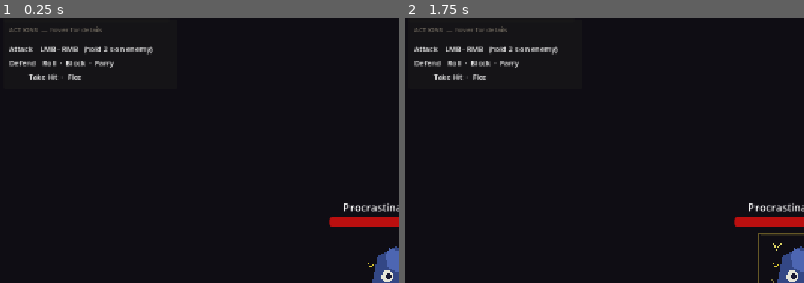
Above: before the commit, frames 1-2 (left to right).
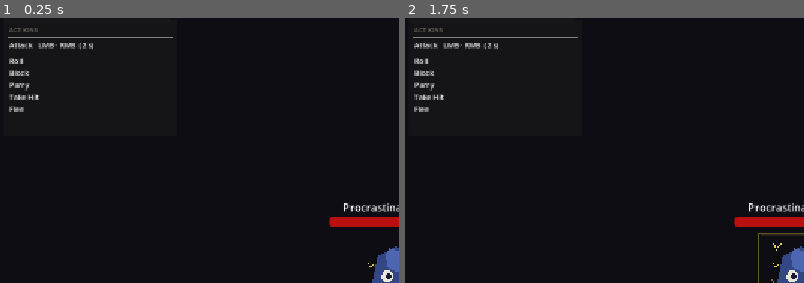
Above: after the commit, the same moments.

Repository: WRCIECH/online-ring
Game: Godot game, scene res://scenes/combat/combat.tscn
Two runs of this game, one before a commit and one after it. Both use one fixed random seed, a clock stepped at 60 frames per second and the inputs below. This scene is started directly instead of the project's main scene.
Inputs (mouse positions are % of the whole screen's width and height, from its top left):
- Up to frame 1 (0.25 s): no input
- Up to frame 2 (1.75 s): tap Enter at 0.5 s; drag from (50, 61) to (60, 28) at 0.52 s; tap Space at 1.25 s; drag from (30, 55) to (45, 70) at 1.27 s
The pictures show only the part of the screen within x 0-50%, y 11-61%; the shares and areas given below are measured in that part.

The runs differ from the first frame. In frame 1, 2.0% of the frame differs, in the area x 2-44%, y 3-36%; in frame 2, 2.0%.

Commit message:
Per-row action legend: each item shows its own popup on hover
Each legend row (Attack, Roll, Block, Parry, Take Hit, Flee) is now
independently hoverable — the shared popup snaps vertically to the
hovered row and shows only that action's details. Attack row displays
current weapon's R1/R2 (move name, real task, cost); defense rows show
a 2-3 line summary. Replaces the single giant all-actions popup.

Co-Authored-By: Claude Sonnet 4.6 <noreply@anthropic.com>

Diff:
--- a/scripts/combat/combat_scene.gd
+++ b/scripts/combat/combat_scene.gd
@@ -70,9 +70,9 @@
 var _faith_check:      CheckBox
 var _status_bars_box:  HBoxContainer
 
-var _action_popup:     PanelContainer
-var _popup_r1_lbl:     Label
-var _popup_r2_lbl:     Label
+var _action_popup:      PanelContainer
+var _popup_body_lbl:    Label
+var _attack_popup_text: String = ""
 
 # ── Lifecycle ─────────────────────────────────────────────────────────────────
 
@@ -113,19 +113,20 @@
 	_weapon_name_lbl.text = wdata.get("name", wid)
 	_weapon_display.set_weapon(wid)
 
-	# Update action legend popup with this weapon's moves
+	# Build attack popup text shown when hovering the Attack legend row
 	var moveset := WeaponDB.get_moveset(wdata)
+	_attack_popup_text = ""
 	if moveset.size() >= 1:
 		var m0: Dictionary = moveset[0]
-		var c0 := ("%d STA" % m0.get("stamina_cost", 0)) if m0.get("stamina_cost", 0) > 0 \
-				  else ("%d FP" % m0.get("fp_cost", 0))
-		_popup_r1_lbl.text = "LMB  2 s  →  %s\n  %s\n  Cost: %s" % \
+		var c0 := "%d STA" % m0.get("stamina_cost", 0) if m0.get("stamina_cost", 0) > 0 \
+				  else "%d FP" % m0.get("fp_cost", 0)
+		_attack_popup_text = "LMB  hold 2 s  →  %s\n%s\nCost: %s" % \
 				[m0.get("name", ""), m0.get("real_task", ""), c0]
 	if moveset.size() >= 2:
 		var m1: Dictionary = moveset[1]
-		var c1 := ("%d STA" % m1.get("stamina_cost", 0)) if m1.get("stamina_cost", 0) > 0 \
-				  else ("%d FP" % m1.get("fp_cost", 0))
-		_popup_r2_lbl.text = "RMB  2 s  →  %s\n  %s\n  Cost: %s" % \
+		var c1 := "%d STA" % m1.get("stamina_cost", 0) if m1.get("stamina_cost", 0) > 0 \
+				  else "%d FP" % m1.get("fp_cost", 0)
+		_attack_popup_text += "\n\nRMB  hold 2 s  →  %s\n%s\nCost: %s" % \
 				[m1.get("name", ""), m1.get("real_task", ""), c1]
 
 	# Recover runes if this is the death location
@@ -694,98 +695,78 @@
 # ── Action legend — left side between stat bars and equipment ─────────────────
 
 func _build_action_legend() -> void:
-	# ── Compact panel (always visible) ───────────────────────────────────────
+	# ── Shared popup — content + position change per hovered row ─────────────
+	# Added before legend so legend draws on top; popup itself is above ring
+	# because it's the last child added to the root (after _build_task_popup).
+	_action_popup = PanelContainer.new()
+	_action_popup.offset_left   = 282
+	_action_popup.offset_right  = 632   # 350 px wide
+	_action_popup.offset_top    = 96    # overwritten on each hover
+	_action_popup.offset_bottom = 276   # 180 px tall — fits attack text
+	_action_popup.visible       = false
+	_action_popup.mouse_filter  = Control.MOUSE_FILTER_IGNORE
+	add_child(_action_popup)
+
+	var pm := _margin_container(_action_popup, 10)
+	_popup_body_lbl = Label.new()
+	_popup_body_lbl.autowrap_mode = TextServer.AUTOWRAP_WORD
+	_popup_body_lbl.add_theme_font_size_override("font_size", 11)
+	pm.add_child(_popup_body_lbl)
+
+	# ── Compact legend panel ──────────────────────────────────────────────────
 	var outer := PanelContainer.new()
 	outer.set_anchors_and_offsets_preset(Control.PRESET_TOP_LEFT)
 	outer.offset_left   = 12
 	outer.offset_right  = 272
 	outer.offset_top    = 96
-	outer.offset_bottom = 200
+	outer.offset_bottom = 270
 	add_child(outer)
 
 	var m := _margin_container(outer, 8)
 	var vbox := VBoxContainer.new()
-	vbox.add_theme_constant_override("separation", 5)
+	vbox.add_theme_constant_override("separation", 2)
 	m.add_child(vbox)
 
 	var header := Label.new()
-	header.text = "ACTIONS  — hover for details"
+	header.text = "ACTIONS"
 	header.add_theme_font_size_override("font_size", 10)
 	header.add_theme_color_override("font_color", Color(0.48, 0.45, 0.40))
 	vbox.add_child(header)
-
 	vbox.add_child(HSeparator.new())
 
-	for row: Array in [
-		["Attack", "LMB · RMB   (hold 2 s on enemy)"],
-		["Defend", "Roll  ·  Block  ·  Parry"],
-		["       ", "Take Hit  ·  Flee"],
-	]:
-		var lbl := Label.new()
-		lbl.text = "%-8s  %s" % [row[0], row[1]]
-		lbl.add_theme_font_size_override("font_size", 11)
-		vbox.add_child(lbl)
-
-	outer.mouse_entered.connect(func(): _action_popup.visible = true)
-	outer.mouse_exited.connect(func(): _action_popup.visible  = false)
-
-	# ── Hover popup (draws on top because added last to root) ─────────────────
-	_action_popup = PanelContainer.new()
-	_action_popup.anchor_left   = 0.0
-	_action_popup.anchor_right  = 0.0
-	_action_popup.anchor_top    = 0.0
-	_action_popup.anchor_bottom = 0.0
-	_action_popup.offset_left   = 282
-	_action_popup.offset_right  = 634
-	_action_popup.offset_top    = 96
-	_action_popup.offset_bottom = 390
-	_action_popup.visible       = false
-	_action_popup.mouse_filter  = Control.MOUSE_FILTER_IGNORE
-	add_child(_action_popup)
-
-	var pm    := _margin_container(_action_popup, 10)
-	var pvbox := VBoxContainer.new()
-	pvbox.add_theme_constant_override("separation", 7)
-	pm.add_child(pvbox)
-
-	# Attack section
-	var atk_hdr := Label.new()
-	atk_hdr.text = "ATTACK — hover the enemy then hold"
-	atk_hdr.add_theme_font_size_override("font_size", 11)
-	atk_hdr.add_theme_color_override("font_color", Color(0.80, 0.65, 0.25))
-	pvbox.add_child(atk_hdr)
-
-	_popup_r1_lbl = Label.new()
-	_popup_r1_lbl.autowrap_mode = TextServer.AUTOWRAP_WORD
-	_popup_r1_lbl.add_theme_font_size_override("font_size", 11)
-	pvbox.add_child(_popup_r1_lbl)
-
-	_popup_r2_lbl = Label.new()
-	_popup_r2_lbl.autowrap_mode = TextServer.AUTOWRAP_WORD
-	_popup_r2_lbl.add_theme_font_size_override("font_size", 11)
-	pvbox.add_child(_popup_r2_lbl)
-
-	pvbox.add_child(HSeparator.new())
-
-	# Defense section
-	var def_hdr := Label.new()
-	def_hdr.text = "DEFEND — ring buttons on enemy's turn"
-	def_hdr.add_theme_font_size_override("font_size", 11)
-	def_hdr.add_theme_color_override("font_color", Color(0.45, 0.58, 0.72))
-	pvbox.add_child(def_hdr)
-
-	for row: Array in [
-		["Roll",     "0 damage — costs %d STA" % STA_ROLL],
-		["Block",    "partial damage — costs %d STA" % STA_BLOCK],
-		["Parry",    "0 damage — costs %d STA" % STA_PARRY],
-		["Take Hit", "full damage — free"],
-		["Flee",     "retreat from combat (not vs. bosses)"],
-	]:
-		var lbl := Label.new()
-		lbl.text = "  %-10s — %s" % [row[0], row[1]]
-		lbl.add_theme_font_size_override("font_size", 11)
-		lbl.add_theme_color_override("font_color", Color(0.68, 0.65, 0.60))
-		pvbox.add_child(lbl)
+	# Each entry: [display text, popup text — "" means use _attack_popup_text]
+	var entries: Array = [
+		["Attack   LMB · RMB  (2 s)", ""],
+		["Roll",     "Roll\n0 damage.   Costs %d STA." % STA_ROLL],
+		["Block",    "Block\nPartial damage.   Costs %d STA." % STA_BLOCK],
+		["Parry",    "Parry\n0 damage.   Costs %d STA.\nCounter window: react just before the hit." % STA_PARRY],
+		["Take Hit", "Take Hit\nFull damage, no stamina cost."],
+		["Flee",     "Flee\nRetreat from combat — no runes gained.\nNot available against bosses."],
+	]
+
+	for i in range(entries.size()):
+		var display: String  = entries[i][0]
+		var tip: String      = entries[i][1]  # "" = attack, use _attack_popup_text
+
+		var row_lbl := Label.new()
+		row_lbl.text = display
+		row_lbl.add_theme_font_size_override("font_size", 11)
+		row_lbl.mouse_filter = Control.MOUSE_FILTER_STOP
+		row_lbl.mouse_entered.connect(func():
+			_popup_body_lbl.text = _attack_popup_text if tip.is_empty() else tip
+			# Snap popup vertically to this row
+			var ry: float = row_lbl.get_global_rect().position.y
+			var ph: float = 180.0
+			ry = minf(ry, 790.0 - ph)   # keep inside viewport
+			_action_popup.offset_top    = ry
+			_action_popup.offset_bottom = ry + ph
+			_action_popup.visible = true
+		)
+		row_lbl.mouse_exited.connect(func(): _action_popup.visible = false)
+		vbox.add_child(row_lbl)
+
+		if i == 0:
+			vbox.add_child(HSeparator.new())  # visual split between attack and defense
 
 # ── Battle log — bottom left ──────────────────────────────────────────────────
 
